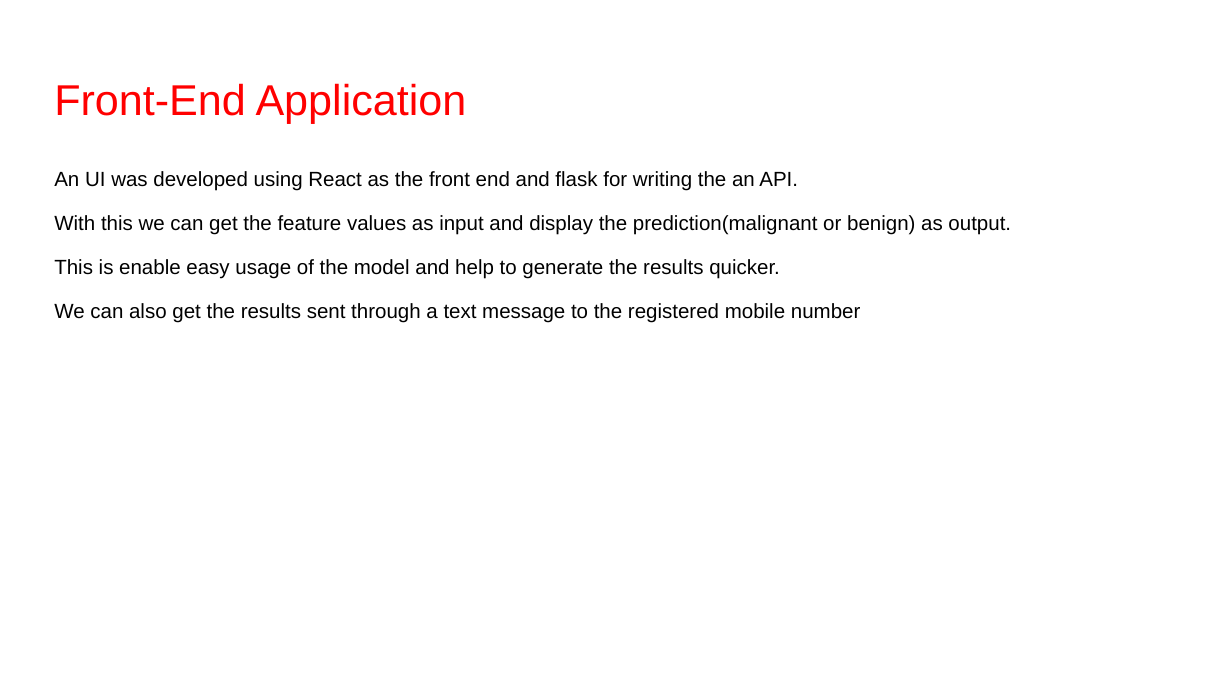
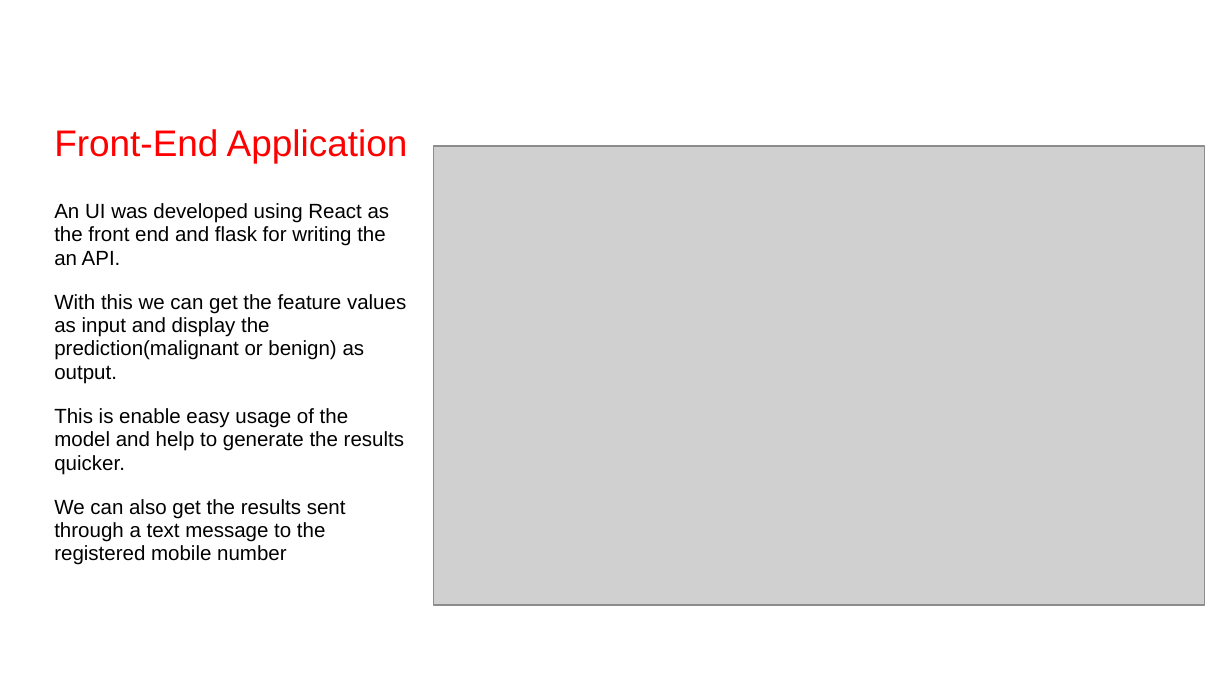
Before and after one commit to bharathjagini/BreastCancerPrediction, a slide deck: slide 8 of Breast Cancer Prediction .pptx. Drawn at 1232x693 pixels with LibreOffice and Linux fonts; fonts in the diff are those of the drawing; grey boxes stand for pictures; background and template pictures are left out. Boxes give left, top, right and bottom in pixels: in the first picture for what was removed or moved away, otherwise in the second. Text is boxed around its words. In the diff, an @@ line names an element or a change of style, - is before the commit and + after.

```diff
--- a/Breast Cancer Prediction .pptx
+++ b/Breast Cancer Prediction .pptx
@@ title "Front-End Application": place and size @@
-title "Front-End Application" at bbox=[54, 83, 467, 123]
+title "Front-End Application" at bbox=[54, 129, 408, 163]
@@ title "Front-End Application" at bbox=[54, 129, 408, 163]: size 25.2 to 21.6 pt; vertical alignment top to bottom @@
@@ picture added at bbox=[434, 147, 1204, 606] @@
@@ text "An UI was developed using ..." rewrapped from bbox=[54, 171, 1011, 323] to bbox=[54, 203, 406, 565] @@
```
Also in this commit, not shown: 1 other slide changed, 2 other files.
